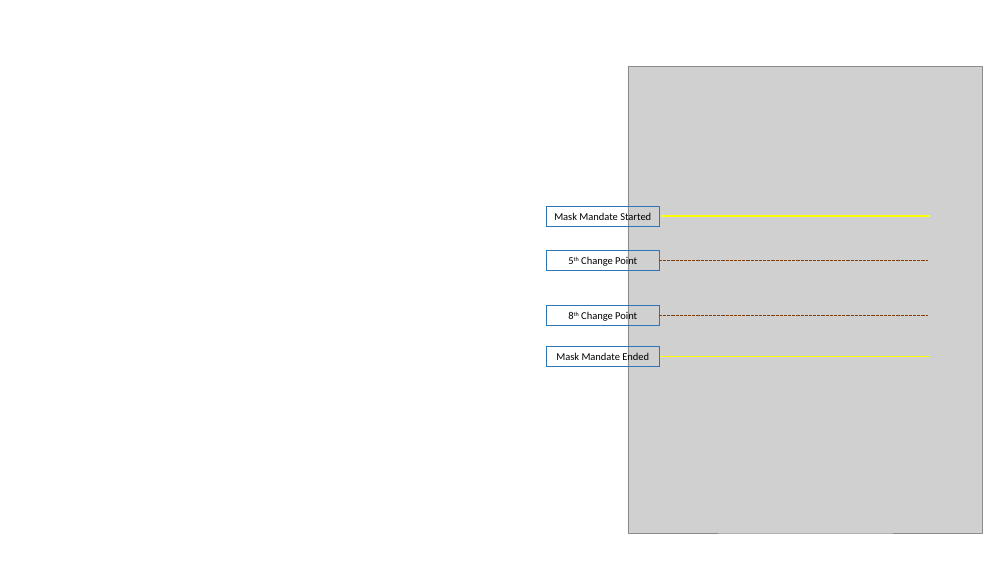
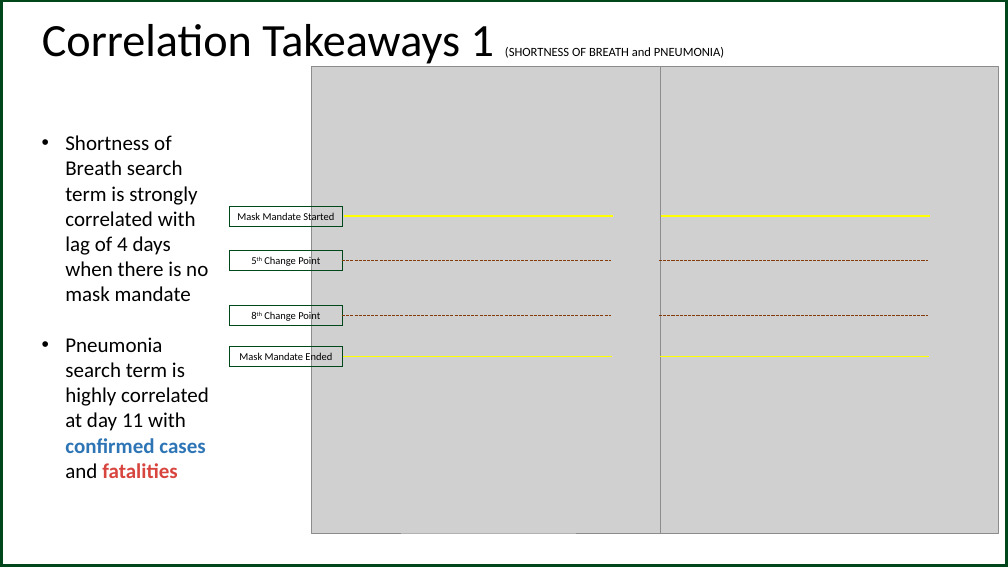
Before and after one commit to TharunKumarReddy5/data-512-project, a slide deck: slide 10 of Tharun DATA 516 Project PechaKucha.pptx (slide 3 before the commit). Drawn at 1008x567 pixels with LibreOffice and Linux fonts; fonts in the diff are those of the drawing; grey boxes stand for pictures. Boxes give left, top, right and bottom in pixels: in the first picture for what was removed or moved away, otherwise in the second. Text is boxed around its words. In the diff, an @@ line names an element or a change of style, - is before the commit and + after.

```diff
--- a/Tharun DATA 516 Project PechaKucha.pptx
+++ b/Tharun DATA 516 Project PechaKucha.pptx
@@ rectangle added at [0, 0, 1008, 567], outline #00461B 4.75 pt @@
@@ title added at [42, 24, 724, 68], 12 pt, text #000000 @@
+Correlation Takeaways 1 (SHORTNESS OF BREATH and PNEUMONIA)
@@ picture added at [311, 66, 665, 533] @@
@@ picture: place and size @@
-picture at [628, 66, 983, 533]
+picture at [660, 66, 998, 533]
@@ text added at [65, 135, 209, 478], 20 pt, text #000000 @@
+• Shortness of Breath search term is strongly correlated with lag of 4 days when there is no mask mandate
+• Pneumonia search term is highly correlated at day 11 with confirmed cases and fatalities
@@ line added from (344, 216) to (613, 216), #FFFF00 1.5 pt @@
@@ line added from (342, 261) to (611, 261), #843C0B 1 pt dashed @@
@@ 4 rectangles: place and size @@
-4 rectangles at [547, 206, 660, 366]
+4 rectangles at [229, 206, 343, 366]
@@ outline #2E75B6 1 pt to #00461B 1 pt in 4 elements at [229, 206, 343, 226], [229, 346, 343, 366], [229, 250, 343, 270], [229, 306, 343, 326] @@
@@ line added from (342, 315) to (611, 315), #843C0B 1 pt dashed @@
@@ line added from (343, 357) to (613, 357), #FFFF00 1.5 pt @@
```
Also in this commit, not shown: 1 other slide changed, 10 slides added, 2 slides removed, 40 other files.
